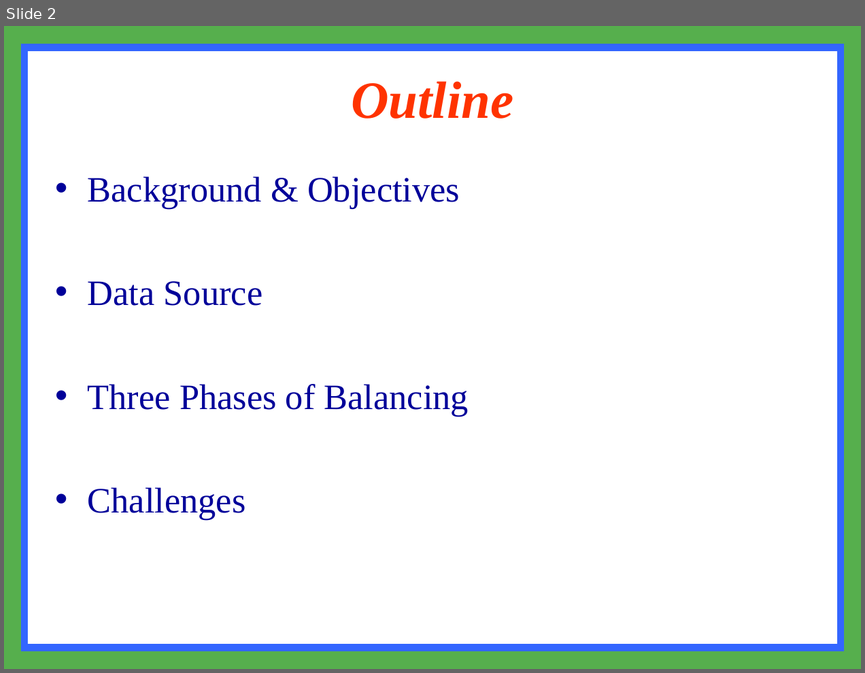
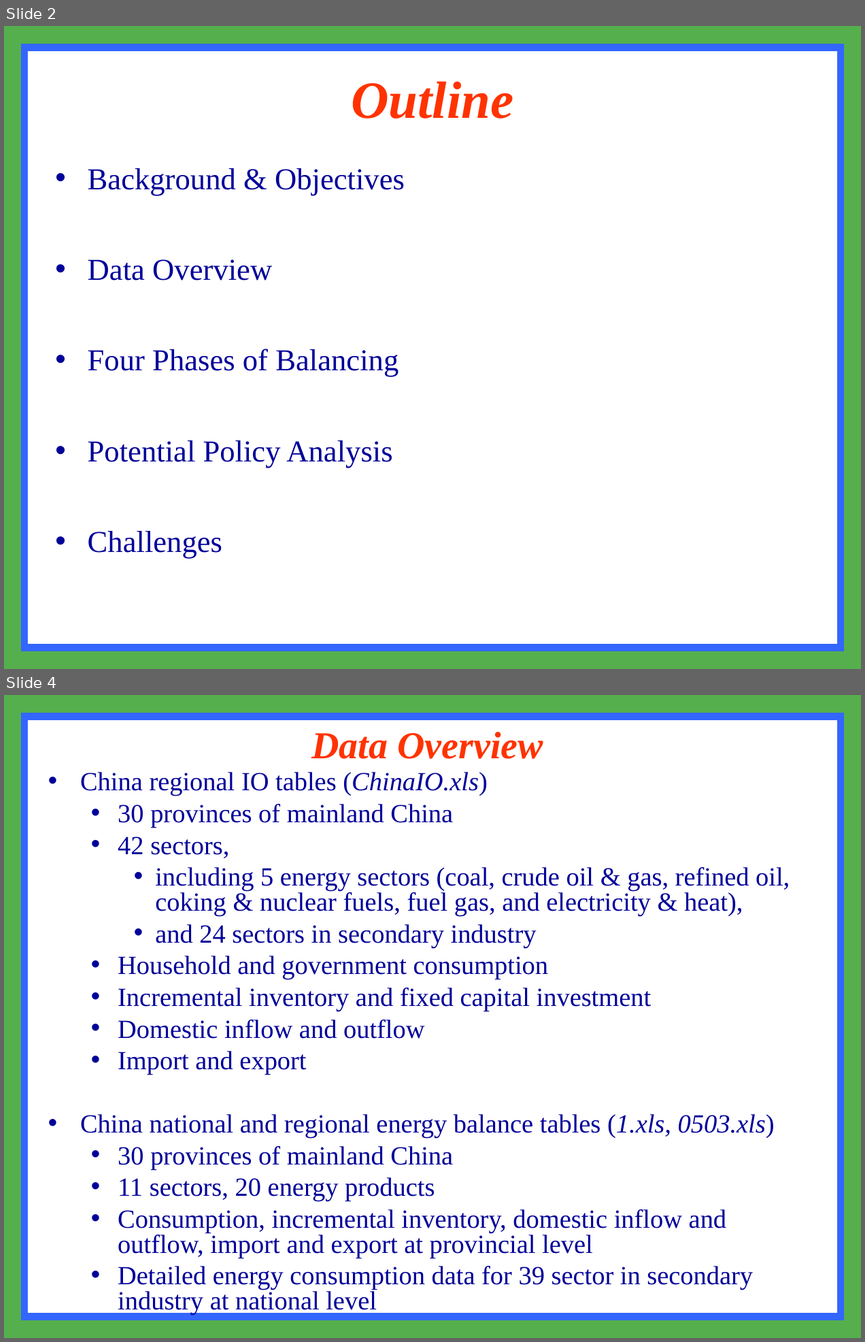
Before and after one commit to zhangda1021/data, a slide deck: data preparation.ppt. Shown one above the other, each under a label of ours: slide 2 before the commit, slides 2 and 4 after it; the slides between them are not shown. The pictures are 865x673 and 865x1342 pixels, drawn with LibreOffice and Linux fonts; fonts in the diff are those of the drawing. Boxes give left, top, right and bottom in pixels: in the first picture for what was removed or moved away, otherwise in the second. Text is boxed around its words. In the diff, an @@ line names an element or a change of style, - is before the commit and + after.

```diff
--- a/data preparation.ppt
+++ b/data preparation.ppt
@@ slide 4 added at bbox=[4, 695, 861, 1338], background #FFFFFF; not listed: 2 template elements that a slide beside it also shows @@
@@ title added at bbox=[311, 732, 543, 759], 32 pt, text #FF3300, bold, italic @@
+Data Overview
@@ text added at bbox=[80, 772, 789, 1315], 22 pt, text #000099 @@
+• China regional IO tables (ChinaIO.xls)
+  • 30 provinces of mainland China
+  • 42 sectors,
+    • including 5 energy sectors (coal, crude oil & gas, refined oil, coking & nuclear fuels, fuel gas, and electricity & heat),
+    • and 24 sectors in secondary industry
+  • Household and government consumption
+  • Incremental inventory and fixed capital investment
+  • Domestic inflow and outflow
+  • Import and export
+• China national and regional energy balance tables (1.xls, 0503.xls)
+  • 30 provinces of mainland China
+  • 11 sectors, 20 energy products
+  • Consumption, incremental inventory, domestic inflow and outflow, import and export at provincial level
+  • Detailed energy consumption data for 39 sector in secondary industry at national level
@@ slide 2 changed as well @@
@@ text "Background & Objectives": place and size @@
-text "Background & Objectives" at bbox=[88, 176, 469, 520]
+text "Background & Objectives" at bbox=[88, 168, 405, 558]
@@ text at bbox=[88, 168, 405, 558]: size 30 to 25.5 pt in "Background & Objectives", "Challenges" @@
@@ text at bbox=[88, 259, 398, 467]: text changed; size 30 to 25.5 pt @@
-• Data Source
-• Three Phases of Balancing
+• Data Overview
+• Four Phases of Balancing
+• Potential Policy Analysis
```
Also in this commit, not shown: 2 other slides changed, 8 other slides added, 20 slides removed, 4 other files.
